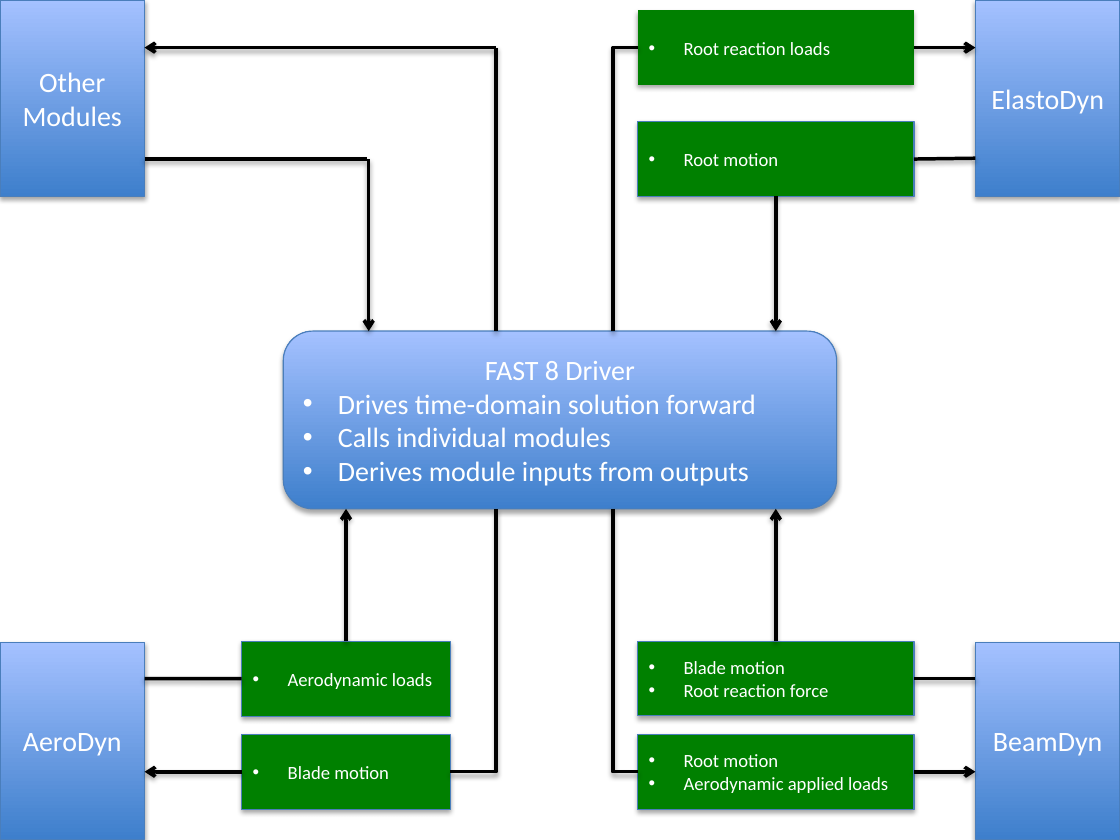
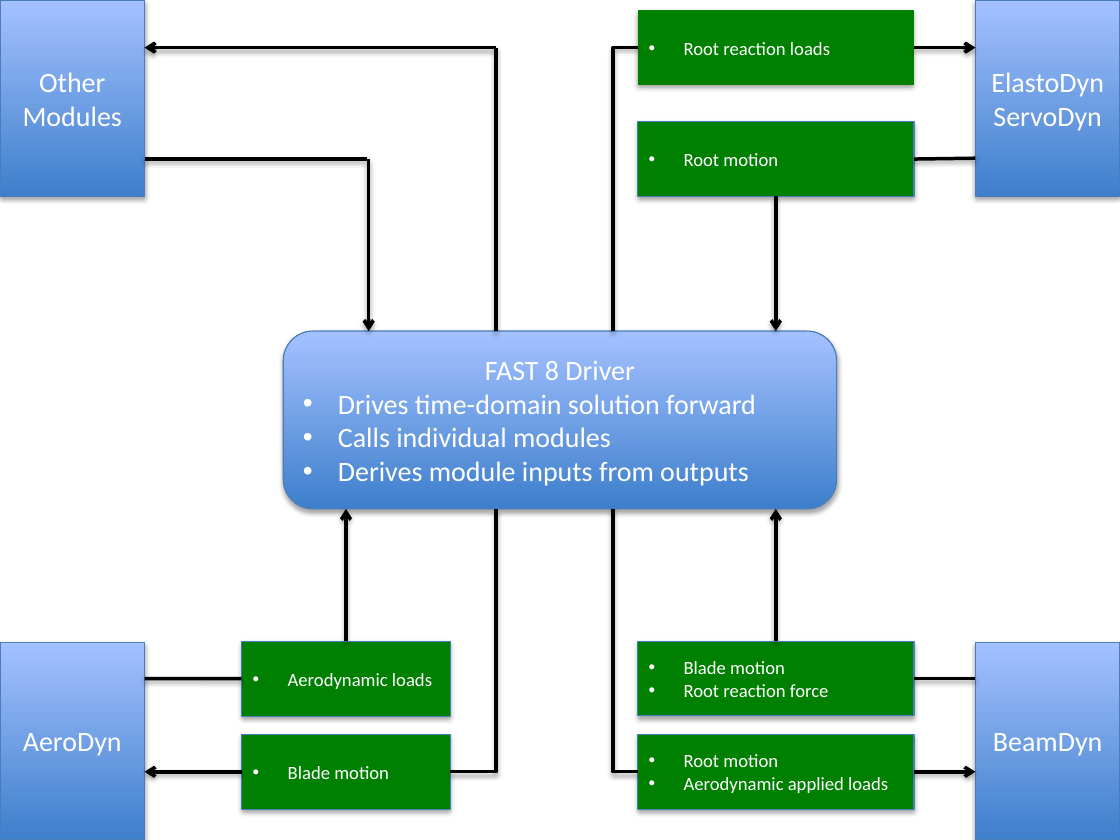
Before and after one commit to old-NWTC/BeamDyn, a slide deck: slide 3 of docs/Manual/Figure/ManualPlot.pptx. Drawn at 1120x840 pixels with LibreOffice and Linux fonts; fonts in the diff are those of the drawing. Boxes give left, top, right and bottom in pixels: in the first picture for what was removed or moved away, otherwise in the second. Text is boxed around its words. In the diff, an @@ line names an element or a change of style, - is before the commit and + after.

```diff
--- a/docs/Manual/Figure/ManualPlot.pptx
+++ b/docs/Manual/Figure/ManualPlot.pptx
@@ text in rectangle at (x1=993, y1=108, x2=1101, y2=131): paragraph added @@
+ServoDyn
```
Also in this commit, not shown: 1 other slide changed, 30 other files.
